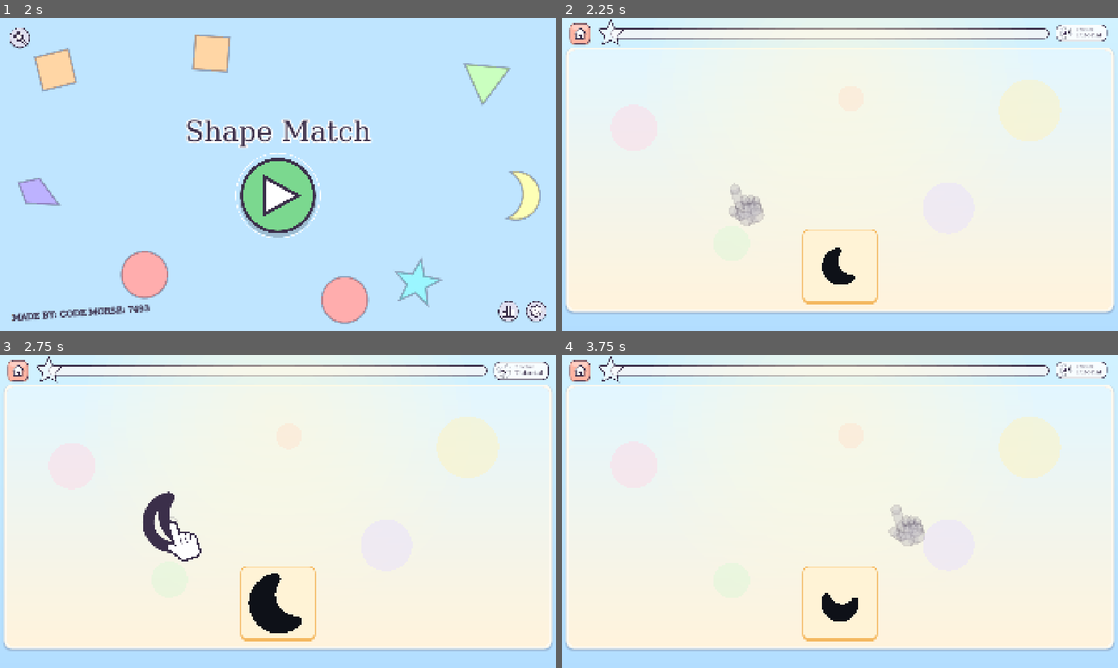
Above: before the commit, frames 1-4 (two rows, left to right).
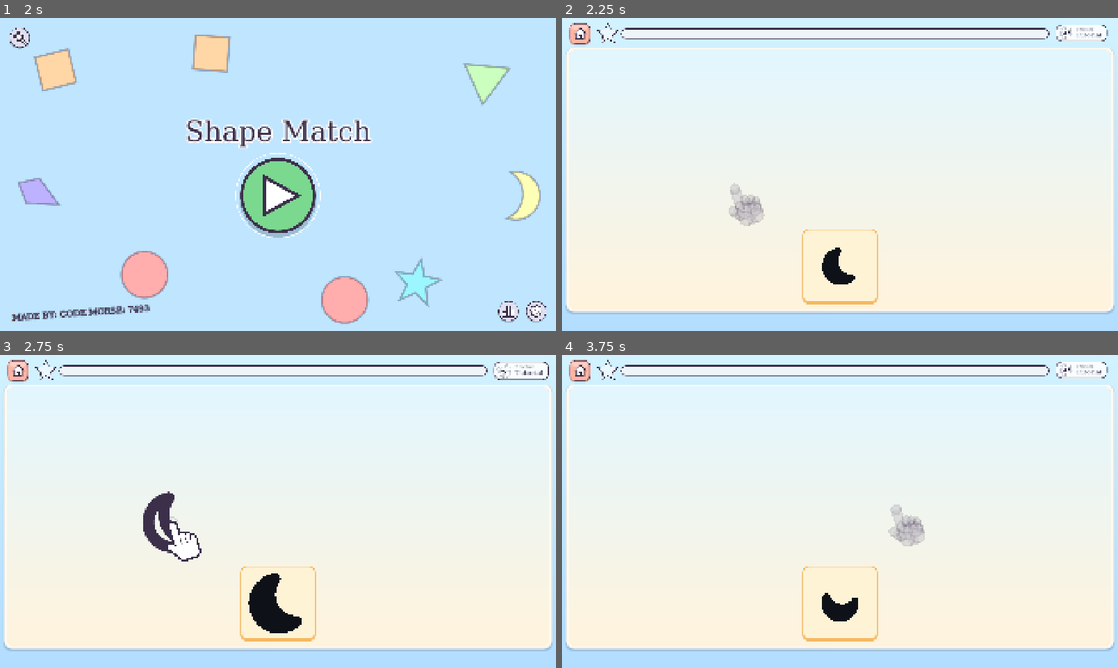
Above: after the commit, the same moments.

Repository: ooooonnnnn/Colorblind-Shape-Match
Game: Godot game, scene res://splash.tscn
Same seed, same stepped clock (60 frames per second), same inputs: the game is played once before the commit and once after it.
Inputs (mouse positions are in pixels of both pictures, inside the frame that each line leads up to):
- Up to frame 1 (2 s): tap Enter (ui_accept) at 0.5, 0.77 s; move the mouse to (400, 158) at 0.52 s; click (400, 158) at 0.67 s; drag from (166, 190) to (250, 237) at 1.27 s
- Up to frame 2 (2.25 s): click (840, 196) at 2 s
- Up to frame 3 (2.75 s): no input
- Up to frame 4 (3.75 s): click (578, 370) at 2.75 s; click (840, 533) at 3.5 s

Frame 1 is identical in both runs. In frame 2, 3.0% of the frame differs, in the area x 6-90%, y 0-40%; in frame 3, 3.0%; in frame 4, 3.0%.

Commit message:
Plain gradient board without the filter, and a star clear of its meter
The board of levels without the dot filter loses its bubbles and glow,
leaving the soft sky-to-cream gradient. The star meter now starts just
past its star rather than under it, and the star is a little smaller so
it fits the header's height.

Co-Authored-By: Claude Opus 5.5 <noreply@anthropic.com>

Diff:
--- a/main.tscn
+++ b/main.tscn
@@ -121,8 +121,6 @@
 top = Color(0.886275, 0.964706, 1, 1)
 bottom = Color(1, 0.952941, 0.862745, 1)
 radius = 20.0
-glow = true
-bubbles = true
 
 [node name="Tray" type="Panel" parent="Content/Board" unique_id=1188483767]
 layout_mode = 1
--- a/scripts/star_bar.gd
+++ b/scripts/star_bar.gd
@@ -10,7 +10,8 @@
 const UNLIT := Color(1, 1, 1, 0.55)  # the star before the meter reaches it
 const DIVIDER := Color(0.231373, 0.184314, 0.290196, 0.45)  # Icons.INK, faded
 const TRACK := 0.56              # the meter's height, as a fraction of the bar's
-const STAR := 1.45               # the star's side, as a fraction of the bar's height
+const STAR := 1.15               # the star's side, as a fraction of the bar's height
+const STAR_GAP := 8.0            # px between the star and the meter's end
 const FILL_TIME := 0.3           # seconds for the meter to fill a step
 const BUMP := 0.22               # how much taller the meter swells as a step fills, at most
 const WIGGLE_EVERY := 1.1        # seconds between the star's wiggles when one step is left
@@ -115,11 +116,11 @@
 	return total > 1 and _filling == total - 1 and not _taken
 
 
-## The meter, which starts under the middle of the star, so filling it reaches the star.
+## The meter, from just past the star to the right end, so filling it reaches the star.
 func _track() -> Rect2:
 	var side := size.y * STAR
 	var h := size.y * TRACK
-	return Rect2(side / 2, (size.y - h) / 2, size.x - side / 2, h)
+	return Rect2(side + STAR_GAP, (size.y - h) / 2, size.x - side - STAR_GAP, h)
 
 
 func _draw() -> void:
